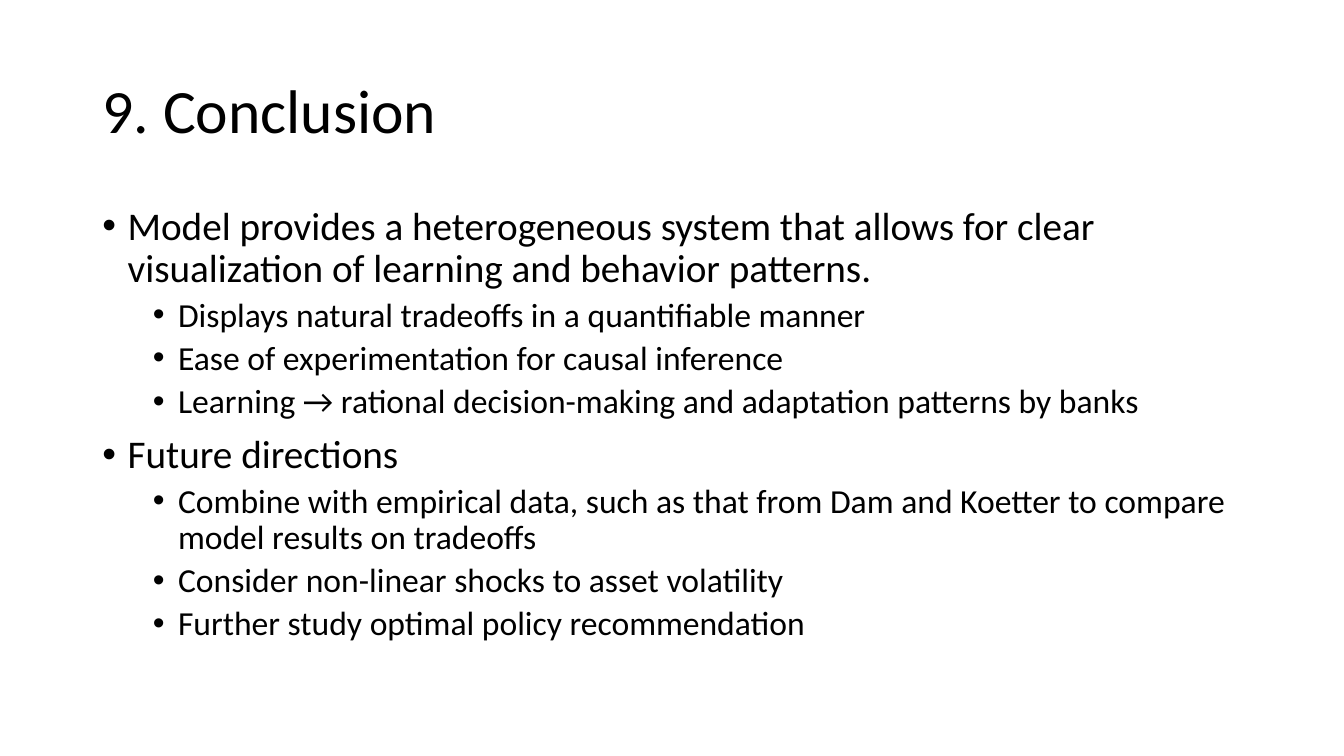
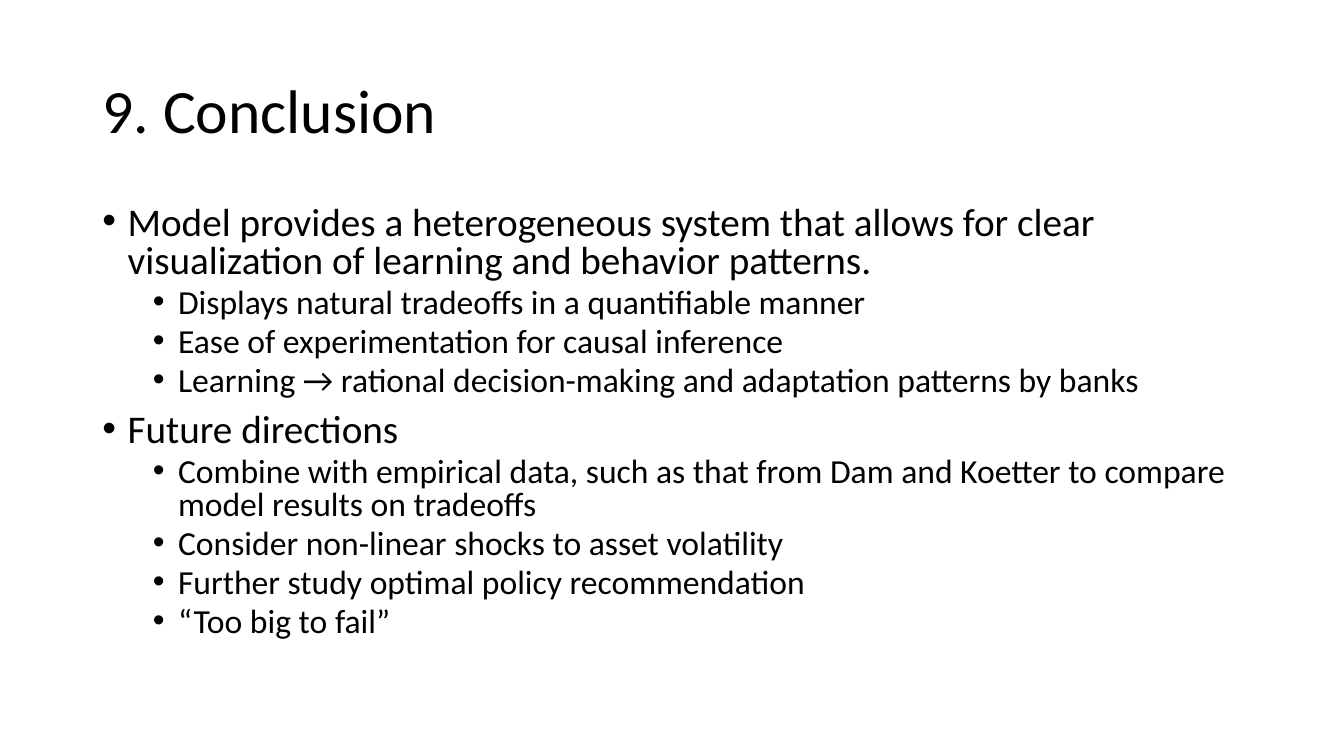
Before and after one commit to anihamde/cba-research, a slide deck: slide 22 of Suresh_CBA_Presentation.pptx. Drawn at 1344x756 pixels with LibreOffice and Linux fonts; fonts in the diff are those of the drawing. Boxes give left, top, right and bottom in pixels: in the first picture for what was removed or moved away, otherwise in the second. Text is boxed around its words. In the diff, an @@ line names an element or a change of style, - is before the commit and + after.

Commit message:
Fixed some typos

```diff
--- a/Suresh_CBA_Presentation.pptx
+++ b/Suresh_CBA_Presentation.pptx
@@ text at (x1=128, y1=208, x2=1225, y2=600): line spacing 0.9 to 0.8 @@
@@ text at (x1=178, y1=609, x2=390, y2=639): paragraph added @@
+  • “Too big to fail”
```
Also in this commit, not shown: 16 other slides changed, 1 slide added.
